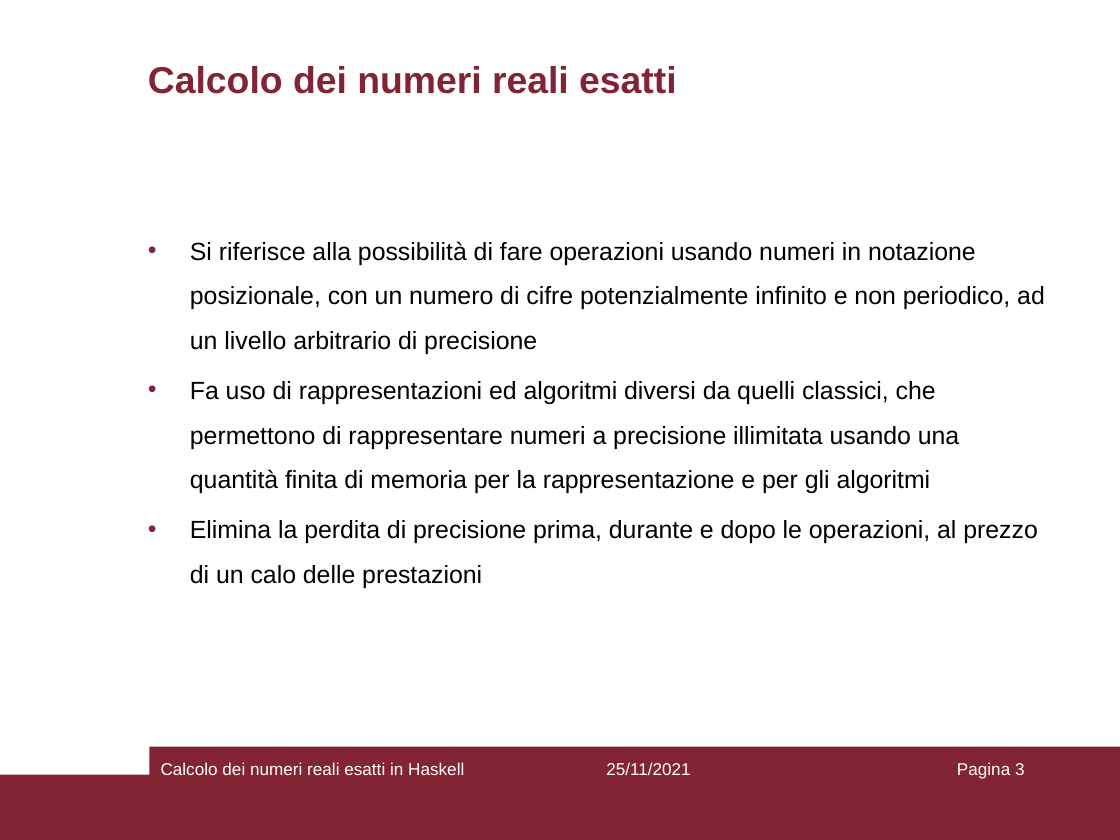
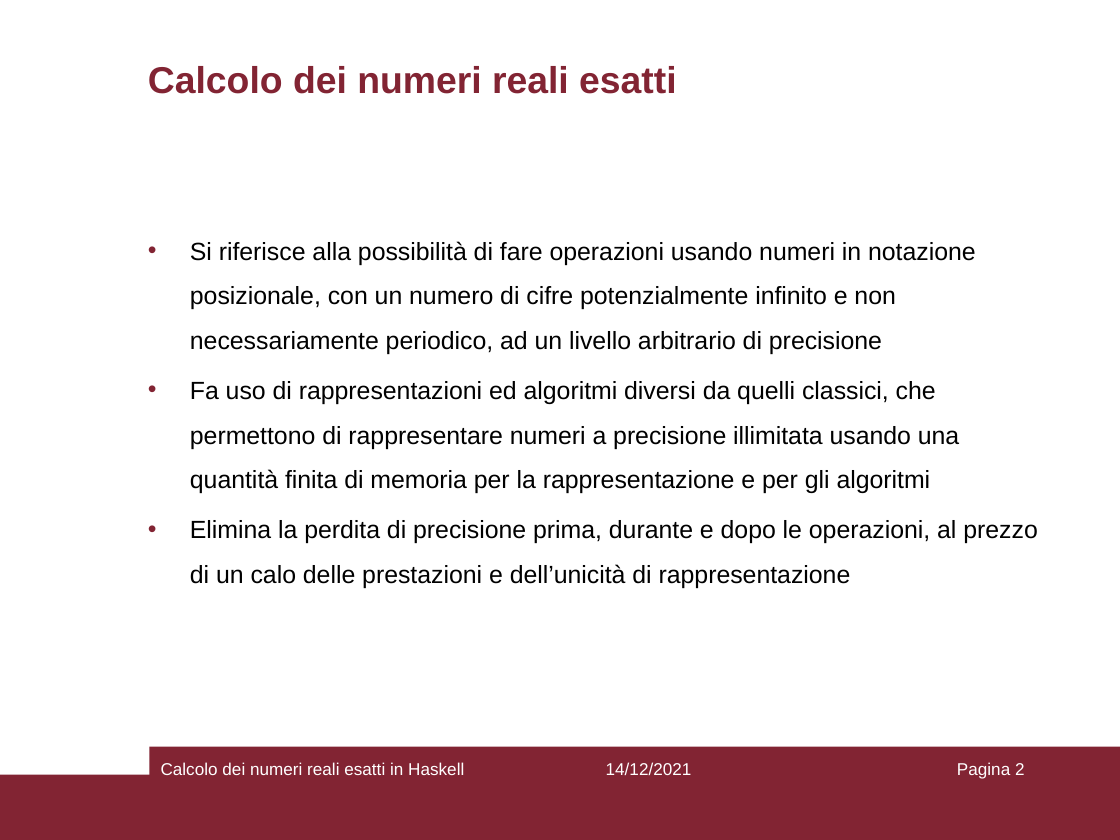
Before and after one commit to Princic-1837592/bachelor-degree-thesis, a slide deck: slide 2 of relazione/presentazione.pptx (slide 3 before the commit). Drawn at 1120x840 pixels with LibreOffice and Linux fonts; fonts in the diff are those of the drawing. Boxes give left, top, right and bottom in pixels: in the first picture for what was removed or moved away, otherwise in the second. Text is boxed around its words. In the diff, an @@ line names an element or a change of style, - is before the commit and + after.

```diff
--- a/relazione/presentazione.pptx
+++ b/relazione/presentazione.pptx
@@ text at <box>190,241,976,354</box>: text changed @@
-• Si riferisce alla possibilità di fare operazioni usando numeri in notazione posizionale, con un numero di cifre potenzialmente infinito e non periodico, ad un livello arbitrario di precisione
+• Si riferisce alla possibilità di fare operazioni usando numeri in notazione posizionale, con un numero di cifre potenzialmente infinito e non necessariamente periodico, ad un livello arbitrario di precisione
@@ text at <box>190,520,1038,588</box>: text changed @@
-• Elimina la perdita di precisione prima, durante e dopo le operazioni, al prezzo di un calo delle prestazioni
+• Elimina la perdita di precisione prima, durante e dopo le operazioni, al prezzo di un calo delle prestazioni e dell’unicità di rappresentazione
@@ text at <box>606,762,692,775</box>: text changed @@
-25/11/2021
+14/12/2021
@@ page number at <box>957,762,1025,779</box>: text changed @@
-Pagina 3
+Pagina 2
```
Also in this commit, not shown: 8 other slides changed, 13 slides added, 4 slides removed, 17 other files.
